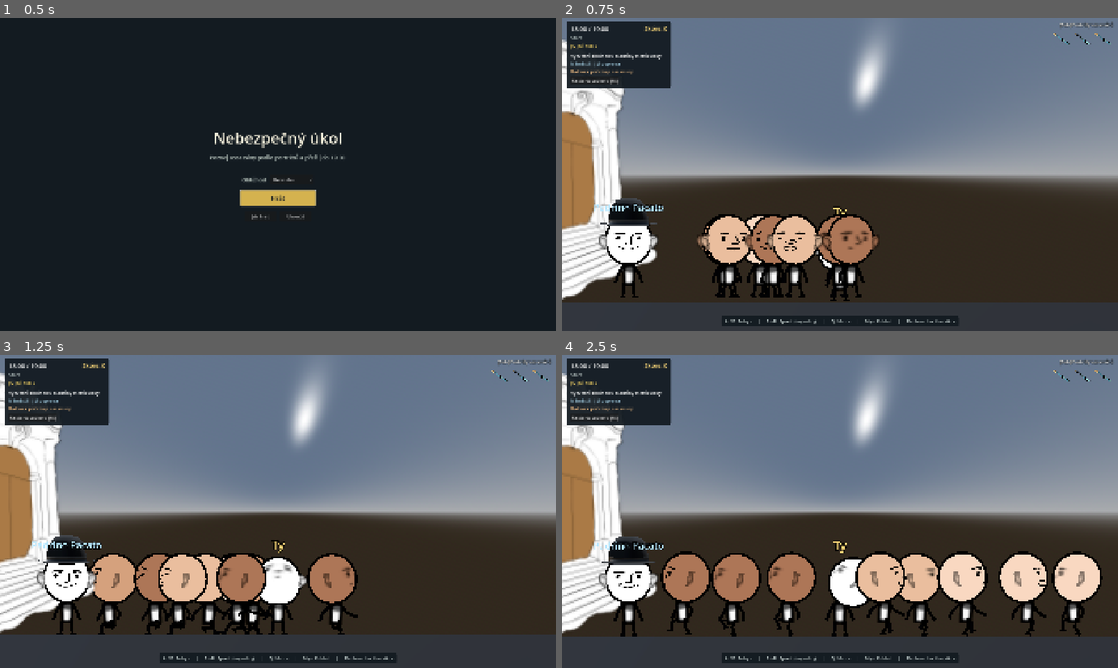
Above: before the commit, frames 1-4 (two rows, left to right).
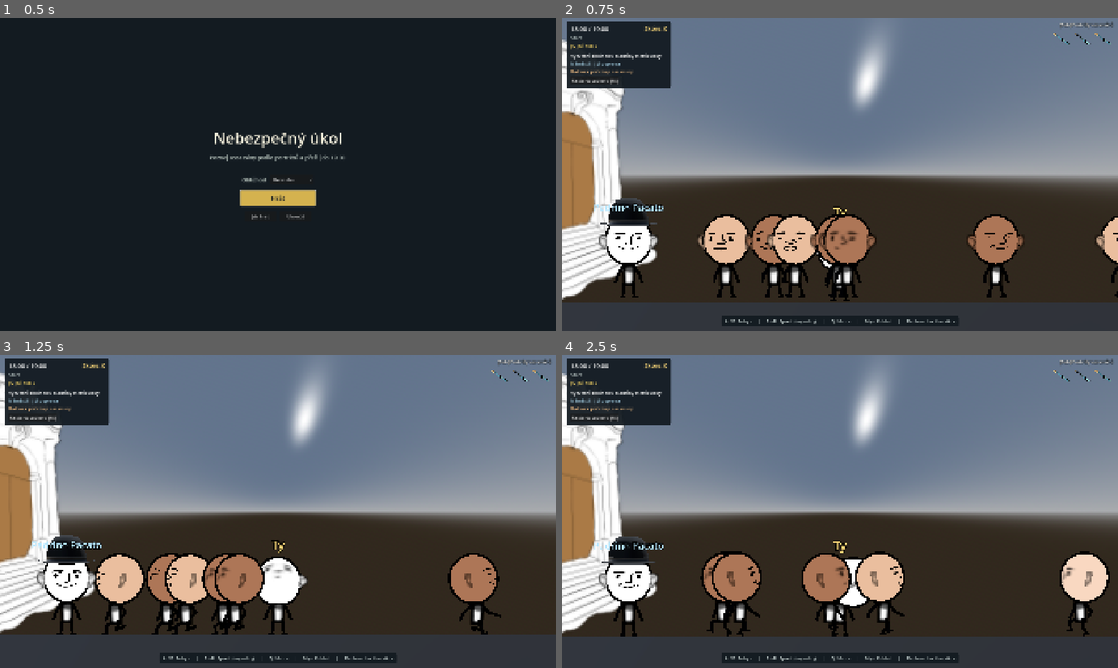
Above: after the commit, the same moments.

Repository: JosefAmbruz/nebezpecny-ukol
Game: Godot game, scene res://src/ui/title_screen.tscn
Two runs of this game, one before a commit and one after it. Both use one fixed random seed, a clock stepped at 60 frames per second and the inputs below.
Inputs:
- Up to frame 1 (0.5 s): no input
- Up to frame 2 (0.75 s): click "Hrát" at 0.5 s
- Up to frame 3 (1.25 s): no input
- Up to frame 4 (2.5 s): click "Restartovat kolo [F5]" at 1.25 s; click "Restartovat kolo [F5]" at 2 s

Frame 1 is identical in both runs. In frame 2, 3.9% of the frame differs, in the area x 24-100%, y 62-90%; in frame 3, 7.2%; in frame 4, 9.9%, in the area x 8-99%, y 62-90%.

Commit message:
feat: Add tram arrivals that reshuffle the crowd

Diff:
--- a/src/characters/npc_base.gd
+++ b/src/characters/npc_base.gd
@@ -76,6 +76,8 @@
 
 ## Tlak závěru zápasu 0..1. Nastavuje World podle hodin; sdílí ho všechna NPC.
 static var late_pressure: float = 0.0
+## Do tohoto času (Time.get_ticks_msec) hluk šaliny přehlušuje svědky.
+static var noise_cover_until_msec: int = 0
 
 var state: State = State.WANDER
 var has_balloon: bool = false:
@@ -635,6 +637,8 @@
 
 
 func _startle_nearby_civilians() -> int:
+	if Time.get_ticks_msec() < noise_cover_until_msec:
+		return 0
 	var witnesses := 0
 	for node in get_tree().get_nodes_in_group(&"npcs"):
 		var witness := node as NpcBase
--- a/src/ui/title_screen.tscn
+++ b/src/ui/title_screen.tscn
@@ -154,6 +154,7 @@
 [b]Q[/b] | Hoď minci ke kurzoru. Lidé v okolí se na chvíli otočí za zvukem a ty můžeš zaútočit zezadu nebo utéct.
 [b]F[/b] | Odraz útok, když se čas zpomalí a objeví se výzva.
 [b]Svědci[/b] | Blízcí civilisté po útoku utečou a mohou upozornit assassiny. Na náměstí je rušněji, v parku klidněji. Když tě uvidí zabíjet, assassini tě chvíli hledají. Schovej se nebo přejdi do jiné čtvrti.
+[b]Šalina[/b] | Občas přijede. Lidé přestoupí, může vystoupit i assassin a hluk na chvíli přehluší svědky.
 [b]Skóre[/b] | Assassin body přidá, civilista je ubere. Úkol je za bonus.
 [b]Kombo[/b] | Assassini za sebou bez chyby násobí body. Likvidace bez svědků dá bonus.
 [b]Obtížnost[/b] | Lehká: víc kartáčků a času na obranu. Těžká: víc assassinů, kratší zápas, rychlejší útoky."
--- a/src/world.gd
+++ b/src/world.gd
@@ -36,6 +36,7 @@
 @export var sfx_quest_progress: AudioStream
 @export var sfx_list_toggle: AudioStream
 @export var sfx_player_killed: AudioStream
+@export var sfx_tram: AudioStream = preload("res://assets/sfx/freesound_community-street-distant-tram-noise-28842.mp3")
 
 @onready var _player: Player = $Player
 @onready var _player_camera: Camera3D = $Player/Camera3D
@@ -107,6 +108,7 @@
 	_director.quest_npc_interacted.connect(_on_quest_npc_interacted)
 	_director.level_activated.connect(_on_level_activated)
 	_director.rival_found_battery.connect(_on_rival_found_battery)
+	_director.tram_arrived.connect(_on_tram_arrived)
 	_player.defense_requested.connect(_start_defense)
 	_player.killed_by_assassin.connect(_on_player_killed)
 	_player.assassination_spotted.connect(_break_combo)
@@ -201,6 +203,7 @@
 
 func _exit_tree() -> void:
 	NpcBase.late_pressure = 0.0
+	NpcBase.noise_cover_until_msec = 0
 	if _defense_deadline_ms != 0:
 		Engine.time_scale = _normal_time_scale
 
@@ -385,6 +388,13 @@
 func _on_rival_found_battery(data: CharacterData, zone: LevelZone) -> void:
 	if not _match_ended and zone:
 		_game_hud.show_rival_battery(data.display_name, zone.level_name)
+
+
+func _on_tram_arrived(_zone: LevelZone) -> void:
+	if _match_ended:
+		return
+	AudioManager.play_sfx(sfx_tram)
+	_game_hud.show_event("Přijela šalina! Na %d s přehluší svědky. Pozor, kdo vystoupil." % roundi(_director.tram_noise_duration))
 
 
 func _on_npc_died(npc: NpcBase, killer: Node3D) -> void:
--- a/src/world/off_screen_director.gd
+++ b/src/world/off_screen_director.gd
@@ -5,6 +5,7 @@
 signal quest_npc_interacted(npc: QuestNpc, actor: Node3D, role: QuestNpc.Role)
 signal level_activated(zone: LevelZone)
 signal rival_found_battery(data: CharacterData, zone: LevelZone)
+signal tram_arrived(zone: LevelZone)
 
 const NPC_BASE_SCENE: PackedScene = preload("res://src/characters/npc_base.tscn")
 const QUEST_NPC_SCENE: PackedScene = preload("res://src/characters/quest_npc.tscn")
@@ -18,6 +19,15 @@
 @export var z_min: float = -4.5
 @export var z_max: float = 4.5
 @export var player_reserved_z: float = 2.4
+
+@export_group("Šalina")
+@export var tram_interval_range: Vector2 = Vector2(45.0, 75.0)
+@export var tram_passengers_in: int = 3
+@export var tram_passengers_out: int = 2
+## Jak dlouho hluk šaliny přehlušuje svědky.
+@export var tram_noise_duration: float = 6.0
+## Lidé dál než tohle od hráče jsou mimo záběr a můžou nenápadně nastoupit.
+@export var tram_offscreen_distance: float = 8.0
 
 var active_level_id: int = -1
 
@@ -37,6 +47,7 @@
 var _available_z_lanes: Array[float] = []
 var _overflow_lane_index: int = 0
 var _tick_timer: Timer = null
+var _tram_timer: Timer = null
 
 
 func _ready() -> void:
@@ -45,6 +56,11 @@
 	_tick_timer.autostart = false
 	_tick_timer.timeout.connect(_on_director_tick)
 	add_child(_tick_timer)
+
+	_tram_timer = Timer.new()
+	_tram_timer.one_shot = true
+	_tram_timer.timeout.connect(_on_tram_timer)
+	add_child(_tram_timer)
 
 
 func initialize(
@@ -87,6 +103,7 @@
 		})
 
 	_tick_timer.start()
+	_tram_timer.start(randf_range(tram_interval_range.x, tram_interval_range.y))
 
 
 func activate_level(new_level_id: int) -> void:
@@ -171,36 +188,115 @@
 			continue
 		if rec["level_id"] != zone.level_id:
 			continue
-
-		var npc := NPC_BASE_SCENE.instantiate() as NpcBase
-		npc.level_min_x = zone.min_x + 0.8
-		npc.level_max_x = zone.max_x - 0.8
-		npc.can_flee_left = zone.level_id > 0
-		npc.can_flee_right = zone.level_id < _levels.size() - 1
-		npc.apply_character_data(data)
-
-		var lane_z := _allocate_z_lane()
-		npc.position = _spawn_parent.to_local(Vector3(rec["x_pos"], zone.floor_y, lane_z))
-		_spawn_parent.add_child(npc)
-		npc.died.connect(_on_npc_died)
-		npc.fled_level.connect(_on_assassin_fled)
-		rec["node"] = npc
+		_spawn_assassin(rec, zone)
+
+
+func _spawn_assassin(rec: Dictionary, zone: LevelZone) -> void:
+	var npc := NPC_BASE_SCENE.instantiate() as NpcBase
+	npc.level_min_x = zone.min_x + 0.8
+	npc.level_max_x = zone.max_x - 0.8
+	npc.can_flee_left = zone.level_id > 0
+	npc.can_flee_right = zone.level_id < _levels.size() - 1
+	npc.apply_character_data(rec["data"])
+
+	var lane_z := _allocate_z_lane()
+	npc.position = _spawn_parent.to_local(Vector3(rec["x_pos"], zone.floor_y, lane_z))
+	_spawn_parent.add_child(npc)
+	npc.died.connect(_on_npc_died)
+	npc.fled_level.connect(_on_assassin_fled)
+	rec["node"] = npc
 
 
 func _spawn_civilians_for_zone(zone: LevelZone) -> void:
 	for i in range(zone.civilian_count):
-		var civ := NPC_BASE_SCENE.instantiate() as NpcBase
-		civ.is_assassin = false
-		civ.display_name = "Civilista"
-		civ.level_min_x = zone.min_x + 0.8
-		civ.level_max_x = zone.max_x - 0.8
-		civ.appearance = CharacterGenerator.generate_civilian_appearance(_pool, _reserved_signatures)
-
-		var lane_z := _allocate_z_lane()
-		civ.position = _spawn_parent.to_local(Vector3(zone.get_random_x(), zone.floor_y, lane_z))
-		_spawn_parent.add_child(civ)
-		civ.died.connect(_on_npc_died)
-		_active_civilians.append(civ)
+		_spawn_civilian(zone, zone.get_random_x())
+
+
+func _spawn_civilian(zone: LevelZone, x: float) -> void:
+	var civ := NPC_BASE_SCENE.instantiate() as NpcBase
+	civ.is_assassin = false
+	civ.display_name = "Civilista"
+	civ.level_min_x = zone.min_x + 0.8
+	civ.level_max_x = zone.max_x - 0.8
+	civ.appearance = CharacterGenerator.generate_civilian_appearance(_pool, _reserved_signatures)
+
+	var lane_z := _allocate_z_lane()
+	civ.position = _spawn_parent.to_local(Vector3(x, zone.floor_y, lane_z))
+	_spawn_parent.add_child(civ)
+	civ.died.connect(_on_npc_died)
+	_active_civilians.append(civ)
+
+
+func _on_tram_timer() -> void:
+	trigger_tram()
+	_tram_timer.start(randf_range(tram_interval_range.x, tram_interval_range.y))
+
+
+## Šalina zastaví na okraji čtvrti dál od hráče: pár lidí mimo záběr nastoupí,
+## noví cestující (a možná assassin z jiné čtvrti) vystoupí a hluk chvíli přehluší svědky.
+func trigger_tram() -> void:
+	var zone := _get_zone(active_level_id)
+	if not zone:
+		return
+	var player := get_tree().get_first_node_in_group(&"player") as Node3D
+	var player_x := player.global_position.x if player else zone.min_x
+	var stop_x := zone.min_x + 0.8 if player_x - zone.min_x > zone.max_x - player_x else zone.max_x - 0.8
+
+	var departing: Array[NpcBase] = []
+	for civ in _active_civilians:
+		if departing.size() < tram_passengers_out and _can_board_tram(civ, player_x):
+			departing.append(civ)
+	for civ in departing:
+		_active_civilians.erase(civ)
+		_board_tram(civ)
+
+	var leaving_rec: Dictionary = {}
+	for rec in _assassin_records:
+		if _can_board_tram(rec["node"], player_x):
+			leaving_rec = rec
+			break
+	var arriving_rec: Dictionary = {}
+	var neighbors := [active_level_id - 1, active_level_id + 1]
+	for rec in _assassin_records:
+		if rec["data"].is_alive and rec["node"] == null and rec["level_id"] in neighbors:
+			arriving_rec = rec
+			break
+
+	if not leaving_rec.is_empty():
+		_board_tram(leaving_rec["node"])
+		_move_record_to_neighbor(leaving_rec)
+	if not arriving_rec.is_empty():
+		_assign_record_to_level(arriving_rec, active_level_id)
+		arriving_rec["x_pos"] = stop_x
+		arriving_rec["time_frozen"] = 0.0
+		_spawn_assassin(arriving_rec, zone)
+
+	for i in range(tram_passengers_in):
+		_spawn_civilian(zone, stop_x + randf_range(-0.6, 0.6))
+
+	NpcBase.noise_cover_until_msec = Time.get_ticks_msec() + int(tram_noise_duration * 1000.0)
+	tram_arrived.emit(zone)
+
+
+func _can_board_tram(npc: Variant, player_x: float) -> bool:
+	return (
+		is_instance_valid(npc)
+		and not npc.is_queued_for_deletion()
+		and npc.state in [NpcBase.State.WANDER, NpcBase.State.LEAN]
+		and absf(npc.global_position.x - player_x) > tram_offscreen_distance
+	)
+
+
+func _board_tram(npc: NpcBase) -> void:
+	_available_z_lanes.append(npc.global_position.z)
+	npc.queue_free()
+
+
+func _move_record_to_neighbor(rec: Dictionary) -> void:
+	rec["node"] = null
+	rec["time_frozen"] = 0.0
+	var target_lvl := active_level_id + (1 if active_level_id < _levels.size() - 1 else -1)
+	_assign_record_to_level(rec, target_lvl)
 
 
 func _on_director_tick() -> void:
--- /dev/null
+++ b/tests/test_tram.gd
@@ -0,0 +1,56 @@
+extends Node
+
+# Run with godot --headless --path . res://tests/test_tram.tscn.
+func _ready() -> void:
+	var world := preload("res://src/world.tscn").instantiate()
+	world.total_assassins = 3
+	world.quest_assassins = 0
+	world.background_music = null
+	add_child(world)
+	while world._director.active_level_id < 0:
+		await get_tree().process_frame
+	var director: OffScreenDirector = world._director
+	var zone := director._get_zone(director.active_level_id)
+	var player_x: float = world._player.global_position.x
+	var far_x := zone.max_x - 1.0 if zone.max_x - player_x > player_x - zone.min_x else zone.min_x + 1.0
+	assert(absf(far_x - player_x) > director.tram_offscreen_distance)
+
+	for rec in director._assassin_records:
+		if is_instance_valid(rec["node"]):
+			rec["node"].free()
+		rec["node"] = null
+	var arriving: Dictionary = director._assassin_records[0]
+	var distant: Dictionary = director._assassin_records[1]
+	var leaving: Dictionary = director._assassin_records[2]
+	director._assign_record_to_level(arriving, director.active_level_id + 1)
+	director._assign_record_to_level(distant, director.active_level_id + 2)
+	director._assign_record_to_level(leaving, director.active_level_id)
+	leaving["x_pos"] = far_x
+	director._spawn_assassin(leaving, zone)
+	var leaving_node: NpcBase = leaving["node"]
+
+	var civilians: Array[NpcBase] = director._active_civilians.duplicate()
+	for civ in civilians:
+		civ.global_position.x = player_x + 1.0
+	civilians[0].global_position.x = far_x
+	var crowd_before := civilians.size()
+
+	director.trigger_tram()
+	assert(director._active_civilians.size() == crowd_before - 1 + director.tram_passengers_in)
+	assert(civilians[0].is_queued_for_deletion() and not civilians[1].is_queued_for_deletion())
+	assert(leaving_node.is_queued_for_deletion() and leaving["node"] == null and leaving["level_id"] != director.active_level_id)
+	assert(arriving["level_id"] == director.active_level_id and is_instance_valid(arriving["node"]))
+	assert(absf(arriving["node"].global_position.x - player_x) > director.tram_offscreen_distance)
+	assert(distant["level_id"] == director.active_level_id + 2 and distant["node"] == null)
+	assert(world._game_hud.get_node("%EventLabel").visible)
+
+	var victim: NpcBase = civilians[1]
+	victim.on_interaction_completed(world._player, InteractableNpc.InteractionKind.ASSASSINATE)
+	assert(victim.witness_count == 0 and world._player.heat_time_left == 0.0)
+
+	get_tree().paused = false
+	world.queue_free()
+	await get_tree().process_frame
+	assert(NpcBase.noise_cover_until_msec == 0)
+	print("Tram event passed.")
+	get_tree().quit()
--- /dev/null
+++ b/tests/test_tram.tscn
@@ -0,0 +1,6 @@
+[gd_scene load_steps=2 format=3]
+
+[ext_resource type="Script" path="res://tests/test_tram.gd" id="1"]
+
+[node name="TestTram" type="Node"]
+script = ExtResource("1")
Not shown, added: tests/test_tram.gd.uid
